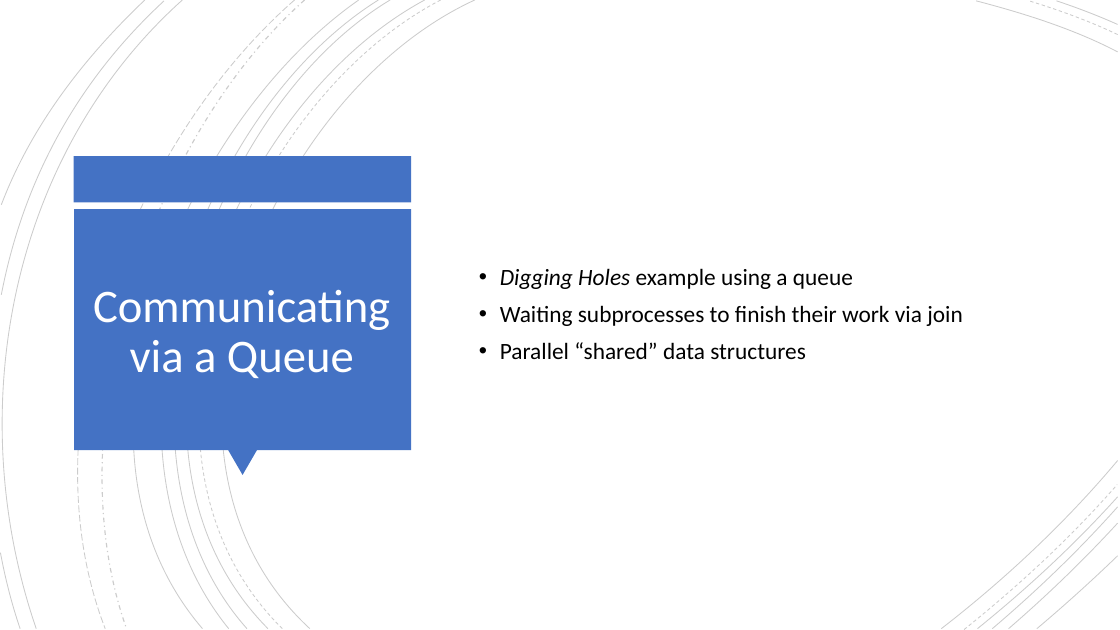
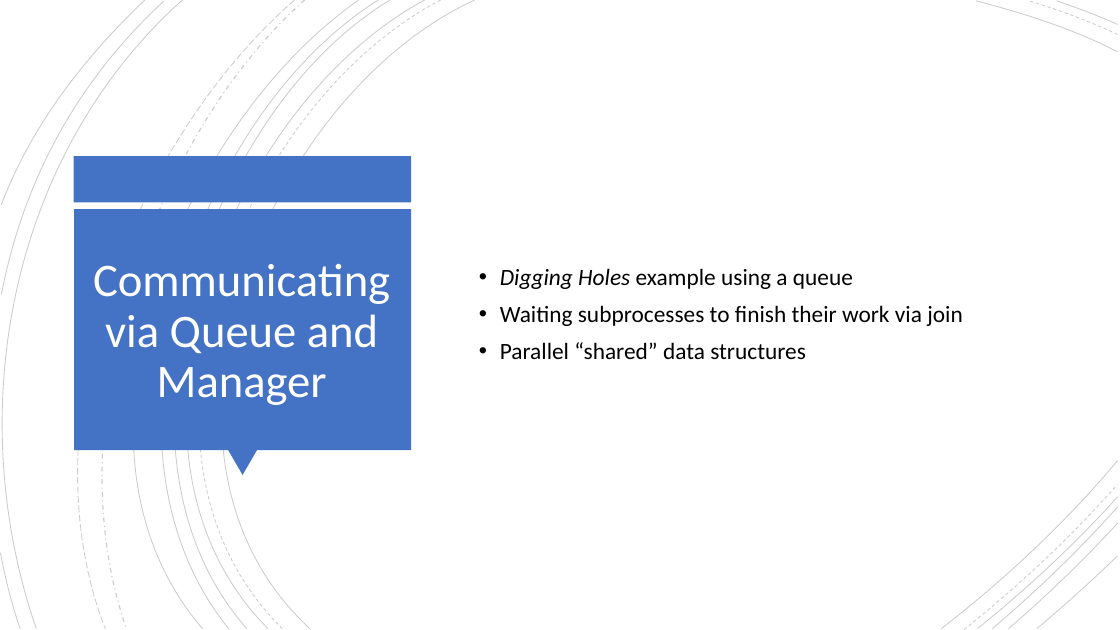
Before and after one commit to evarga/parallel-computing-lectures, a slide deck: slide 6 of lecture-2/presentation-2.pptx. Drawn at 1120x630 pixels with LibreOffice and Linux fonts; fonts in the diff are those of the drawing. Boxes give left, top, right and bottom in pixels: in the first picture for what was removed or moved away, otherwise in the second. Text is boxed around its words. In the diff, an @@ line names an element or a change of style, - is before the commit and + after.

```diff
--- a/lecture-2/presentation-2.pptx
+++ b/lecture-2/presentation-2.pptx
@@ title at box(93, 264, 390, 405): text changed @@
-Communicating via a Queue
+Communicating via Queue and Manager
```
Also in this commit, not shown: 1 other file.
